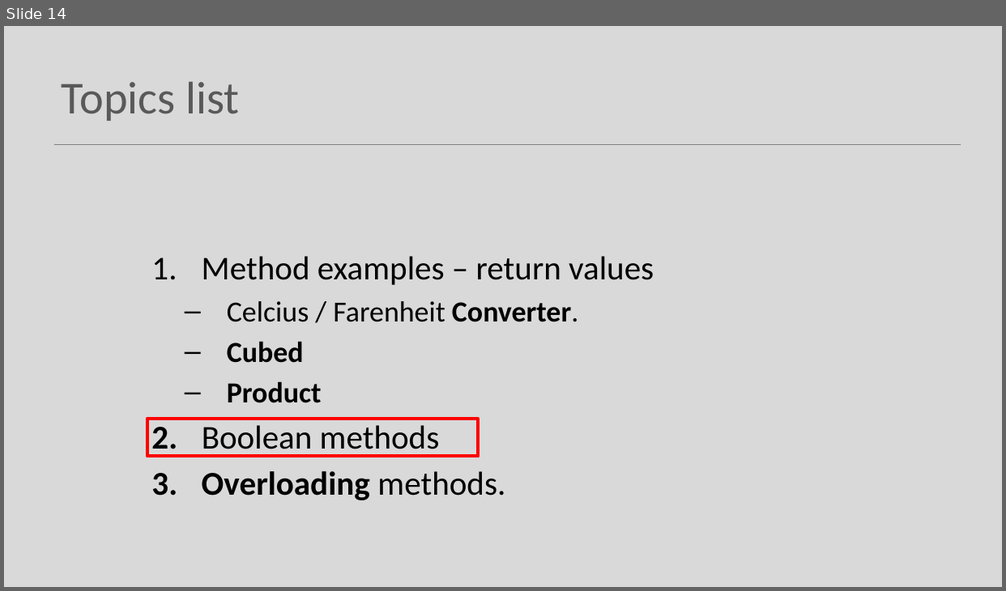
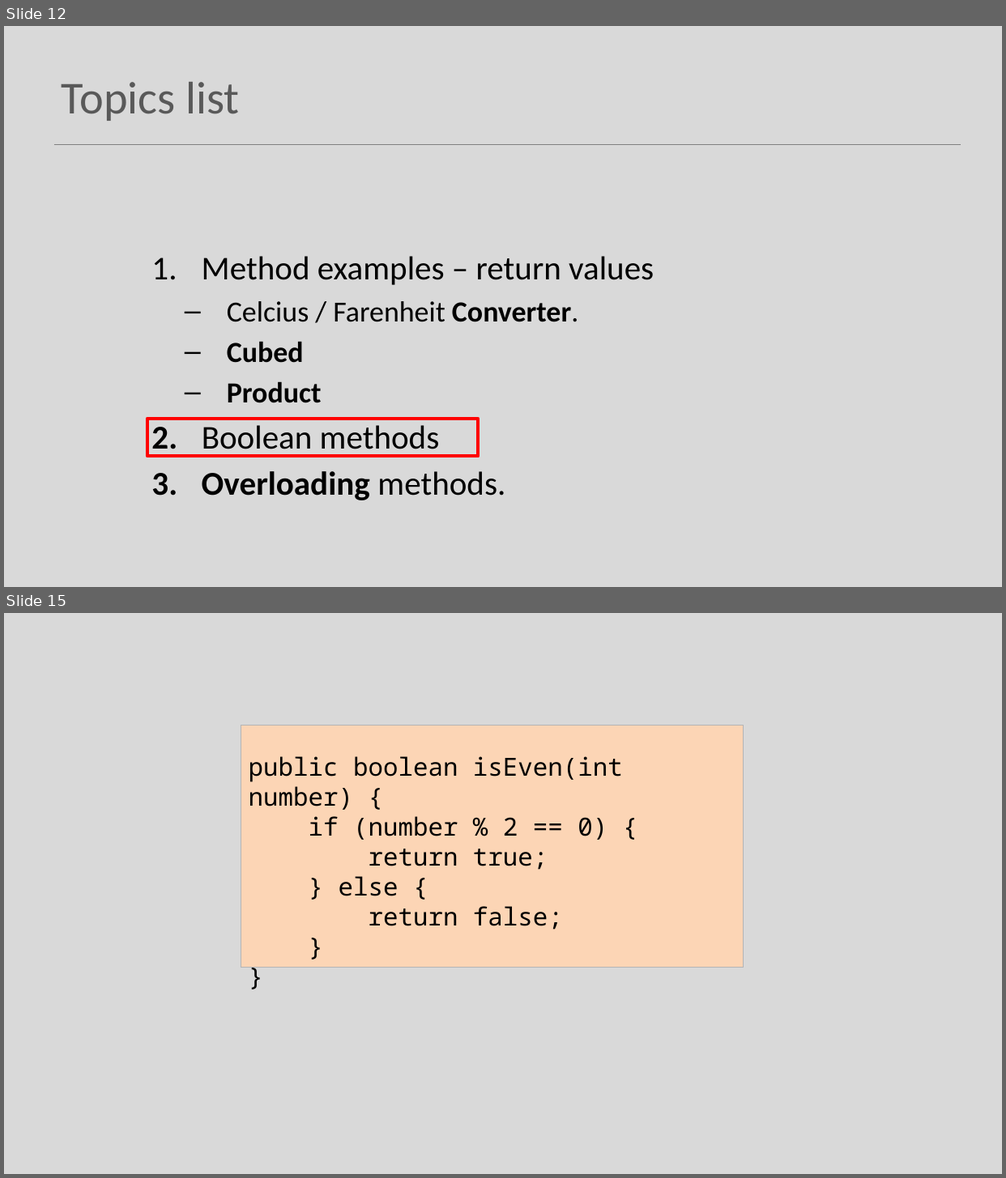
Before and after one commit to Programming-Fundamentals-SETU/prog-fund-1-sept-25, a slide deck: topic07-methods/unit-1/talk-5-more-on-methods/e-more-on-methods.pptx. Shown one above the other, each under a label of ours: slide 14 before the commit, slides 12 and 15 after it; the slides between them are not shown. The pictures are 1006x591 and 1006x1178 pixels, drawn with LibreOffice and Linux fonts; fonts in the diff are those of the drawing. Boxes give left, top, right and bottom in pixels: in the first picture for what was removed or moved away, otherwise in the second. Text is boxed around its words. In the diff, an @@ line names an element or a change of style, - is before the commit and + after.

```diff
--- a/topic07-methods/unit-1/talk-5-more-on-methods/e-more-on-methods.pptx
+++ b/topic07-methods/unit-1/talk-5-more-on-methods/e-more-on-methods.pptx
@@ slide 15 added at [4,613,1002,1174], background #D9D9D9 @@
@@ rectangle added at [241,726,744,967], fill #FCD5B5, outline #B4B4B4 0.75 pt, 24 pt, text #000000 @@
+public boolean isEven(int number) {
+if (number % 2 == 0) {
+return true;
+} else {
+return false;
+}
+}
@@ what was slide 14 is now slide 12 @@
```
Also in this commit, not shown: 12 other slides added, 1 slide removed, 4 other files.
